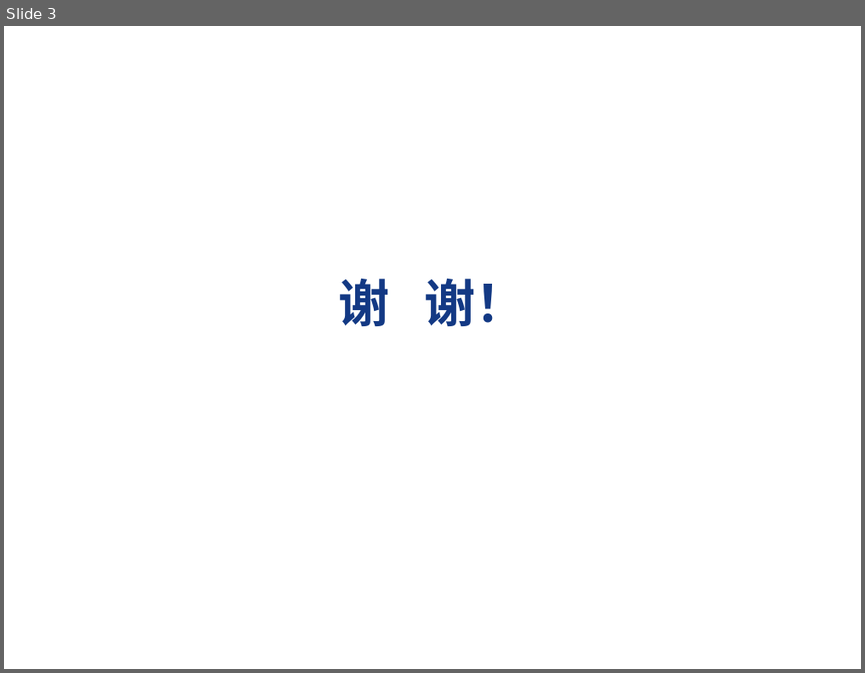
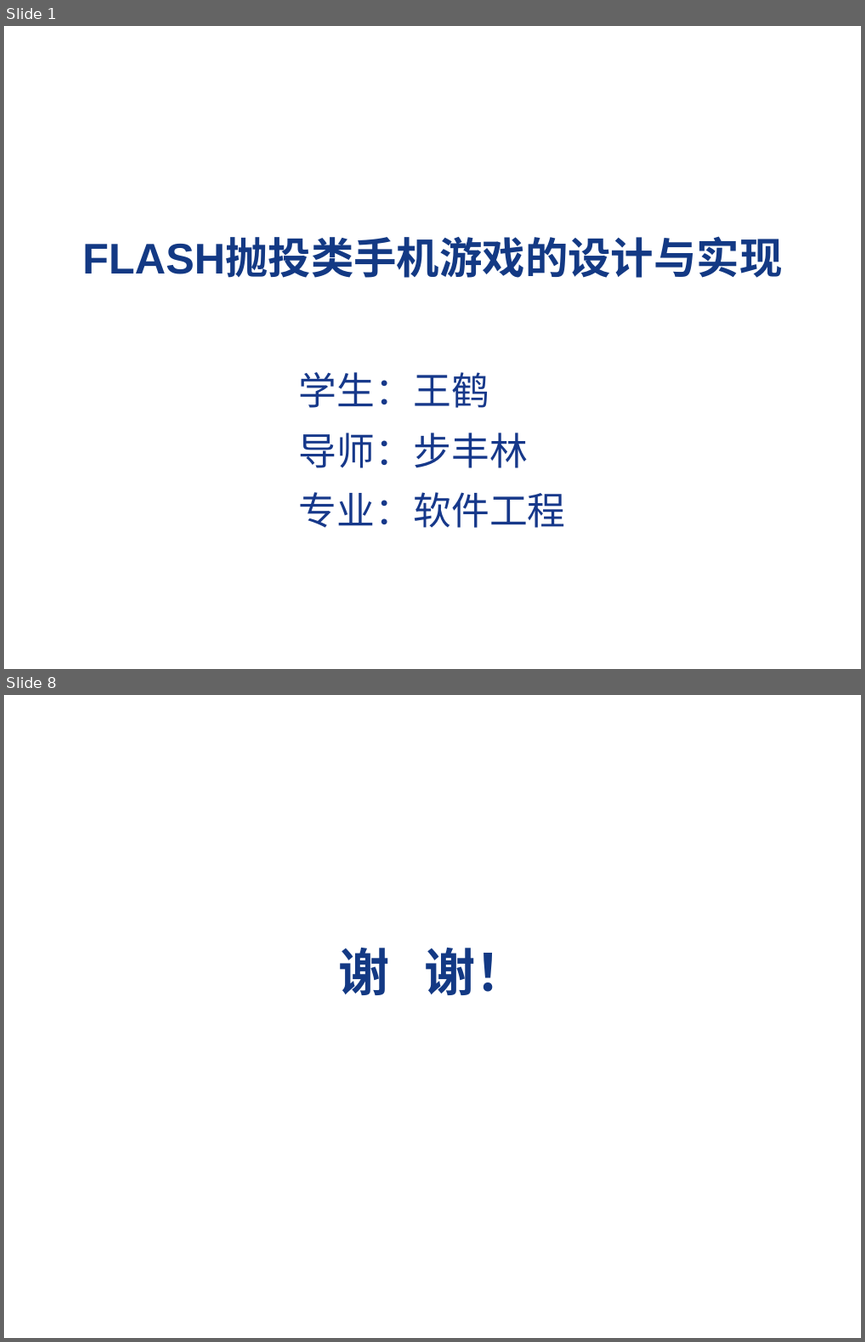
Before and after one commit to VirtuosWangH/Starling-Box2D-SiegeDuel, a slide deck: paper/学院模板/软件学院在职工程硕士答辩用PPT模板_1354065567253.ppt. Shown one above the other, each under a label of ours: slide 3 before the commit, slides 1 and 8 after it; the slides between them are not shown. The pictures are 865x673 and 865x1342 pixels, drawn with LibreOffice and Linux fonts; fonts in the diff are those of the drawing; background and template pictures are left out. Boxes give left, top, right and bottom in pixels: in the first picture for what was removed or moved away, otherwise in the second. Text is boxed around its words. In the diff, an @@ line names an element or a change of style, - is before the commit and + after.

```diff
--- a/paper/学院模板/软件学院在职工程硕士答辩用PPT模板_1354065567253.ppt
+++ b/paper/学院模板/软件学院在职工程硕士答辩用PPT模板_1354065567253.ppt
@@ slide 1 added at <box>4,26,861,669</box>, background picture (left out) @@
@@ title added at <box>82,239,782,278</box>, 36 pt, text #133984, bold @@
+FLASH抛投类手机游戏的设计与实现
@@ subtitle added at <box>299,372,566,528</box>, 32 pt, text #16388A @@
+学生：王鹤
+导师：步丰林
+专业：软件工程
@@ what was slide 3 is now slide 8 @@
```
Also in this commit, not shown: 1 slide changed, 6 other slides added, 1 slide removed, 1 other file.
